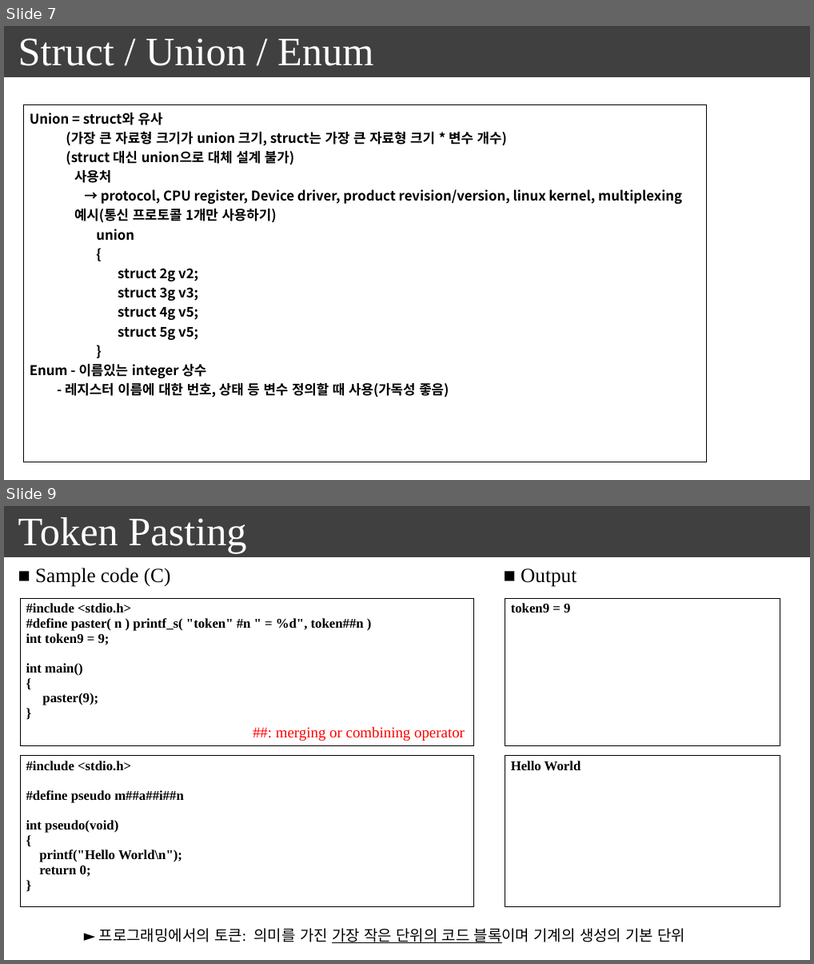
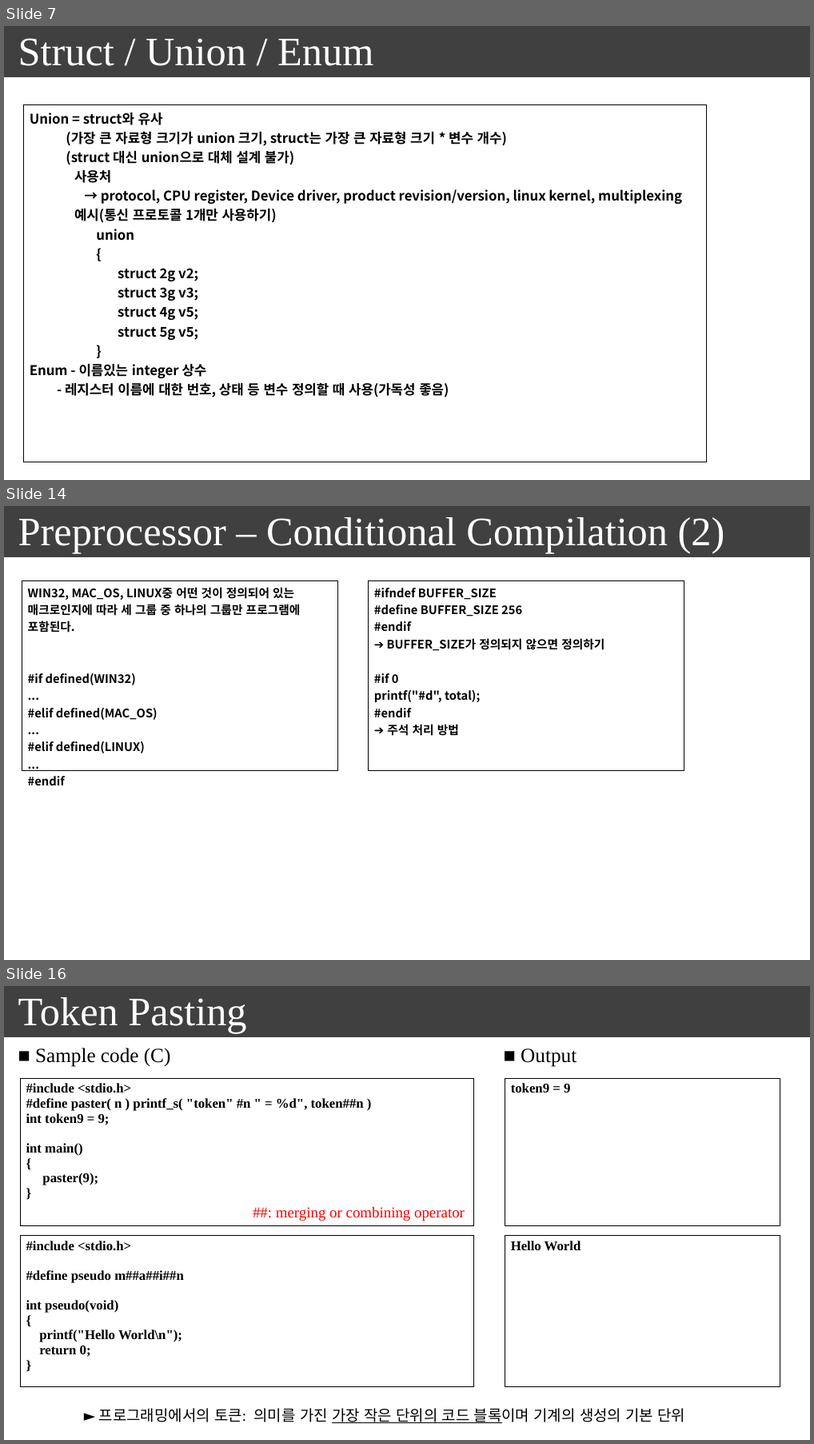
Before and after one commit to seonghokim/Study, a slide deck: everything in c.pptx. Shown one above the other, each under a label of ours: slides 7 and 9 before the commit, slides 7, 14 and 16 after it; the slides between them are not shown. The pictures are 814x964 and 814x1444 pixels, drawn with LibreOffice and Linux fonts; fonts in the diff are those of the drawing. Boxes give left, top, right and bottom in pixels: in the first picture for what was removed or moved away, otherwise in the second. Text is boxed around its words. In the diff, an @@ line names an element or a change of style, - is before the commit and + after.

Commit message:
20231231_to preprocessor

```diff
--- a/everything in c.pptx
+++ b/everything in c.pptx
@@ slide 14 added at [4, 506, 810, 960], background #FFFFFF; not listed: 1 template element that a slide beside it also shows @@
@@ text added at [18, 517, 726, 553], 48 pt, text #FFFFFF @@
+Preprocessor – Conditional Compilation (2)
@@ table added at [22, 580, 338, 788], 1 rows, 1 columns @@
+WIN32, MAC_OS, LINUX중 어떤 것이 정의되어 있는 매크로인지에 따라 세 그룹 중 하나의 그룹만 프로그램에 포함된다. / #if defined(WIN32) / ... / #elif defined(MAC_OS) / ... / #elif defined(LINUX) / ... / #endif
@@ table added at [368, 580, 685, 770], 1 rows, 1 columns @@
+#ifndef BUFFER_SIZE / #define BUFFER_SIZE 256 / #endif / ➔ BUFFER_SIZE가 정의되지 않으면 정의하기 / #if 0 / printf("#d", total); / #endif / ➔ 주석 처리 방법
@@ what was slide 9 is now slide 16 @@
```
Also in this commit, not shown: 1 slide changed, 6 other slides added.
